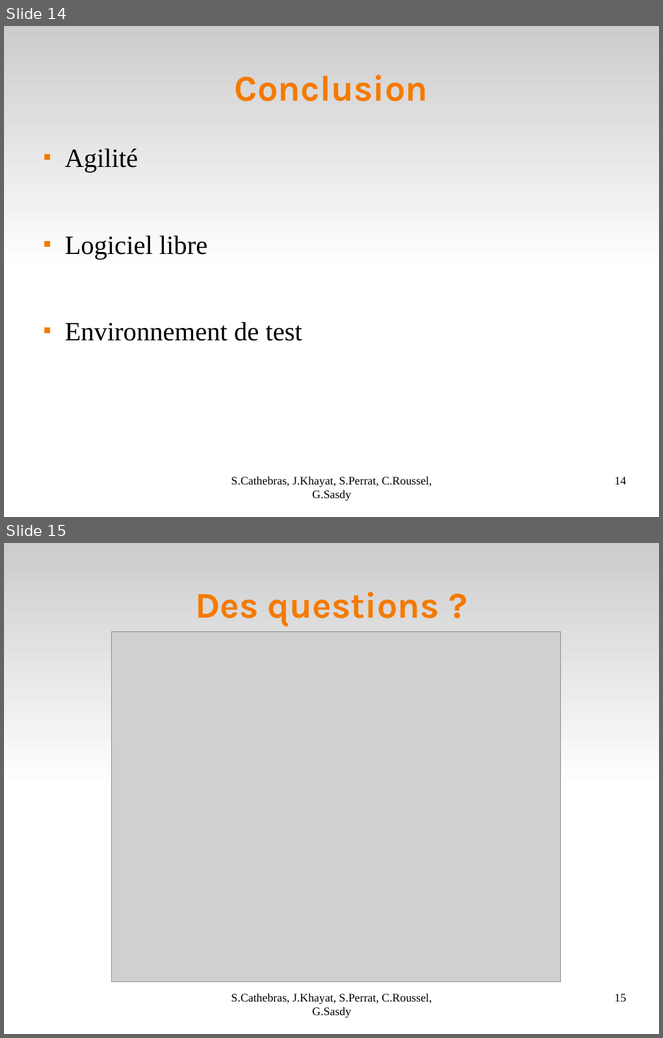
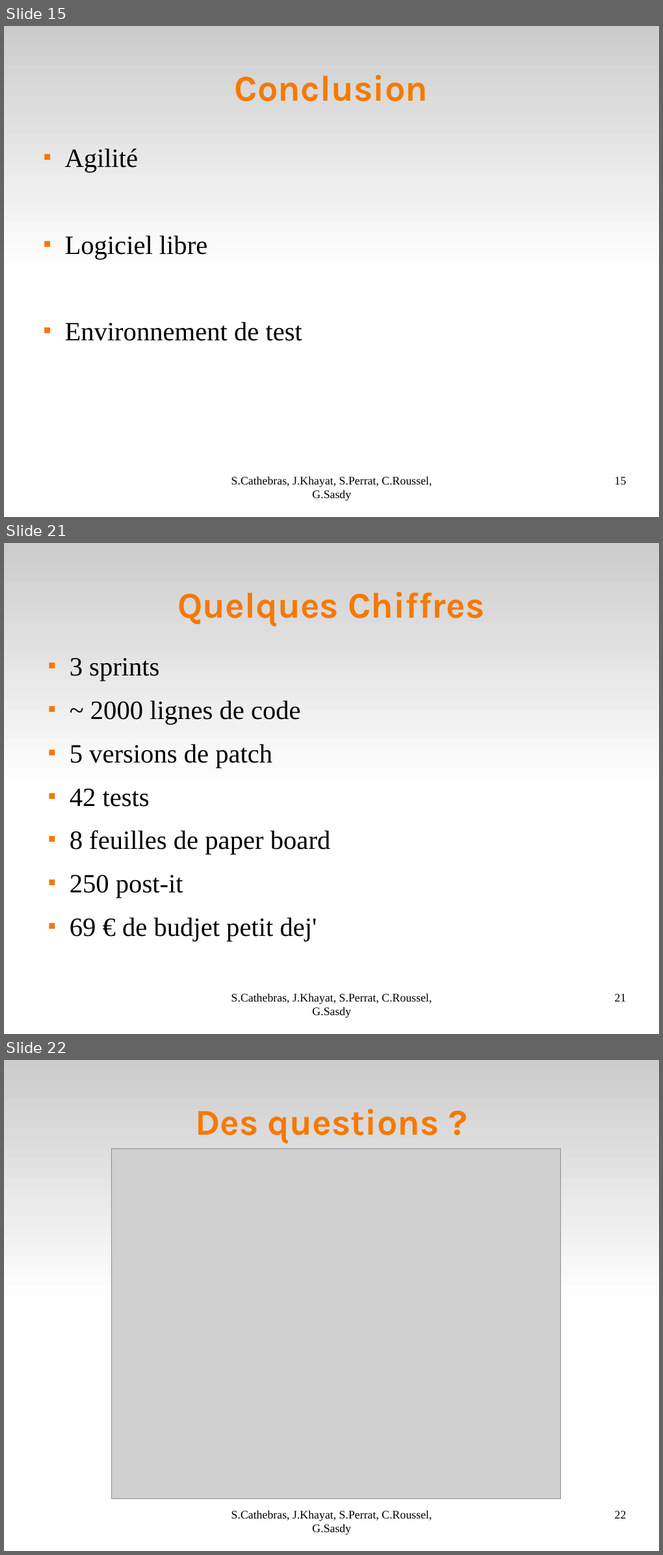
Before and after one commit to Darktrop/git-mediawiki-ensimag, a slide deck: sheme/presoutenance/Bilan.odp. Shown one above the other, each under a label of ours: slides 14 and 15 before the commit, slides 15, 21 and 22 after it; the slides between them are not shown. The pictures are 663x1038 and 663x1555 pixels, drawn with LibreOffice and Linux fonts; fonts in the diff are those of the drawing; grey boxes stand for pictures. Boxes give left, top, right and bottom in pixels: in the first picture for what was removed or moved away, otherwise in the second. Text is boxed around its words. In the diff, an @@ line names an element or a change of style, - is before the commit and + after.

```diff
--- a/sheme/presoutenance/Bilan.odp
+++ b/sheme/presoutenance/Bilan.odp
@@ slide 21 added at [4,543,659,1034], background #FFFFFF; not listed: 1 template element that a slide beside it also shows @@
@@ title added at [178,592,484,627], 44 pt, text #F57900, bold @@
+Quelques Chiffres
@@ text added at [70,658,331,941], 32 pt, text #000000 @@
+■ 3 sprints
+■ ~ 2000 lignes de code
+■ 5 versions de patch
+■ 42 tests
+■ 8 feuilles de paper board
+■ 250 post-it
+■ 69 € de budjet petit dej'
@@ text added at [232,993,432,1018], 14 pt, text #000000 @@
+S.Cathebras, J.Khayat, S.Perrat, C.Roussel, G.Sasdy
@@ page number added at [615,994,627,1002], 14 pt, text #000000 @@
+21
@@ what was slide 14 is now slide 15 @@
@@ page number at [615,477,627,485]: text changed @@
-14
+15
@@ what was slide 15 is now slide 22 @@
@@ page number at [615,1511,627,1519]: text changed @@
-15
+22
```
Also in this commit, not shown: 5 slides changed, 6 other slides added.
